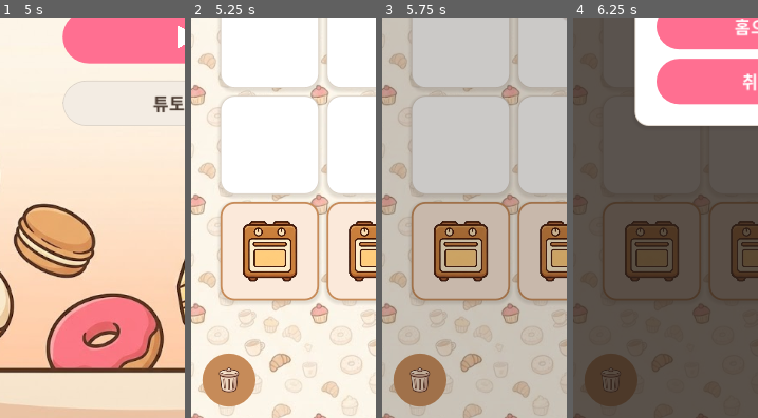
Above: before the commit, frames 1-4 (left to right).
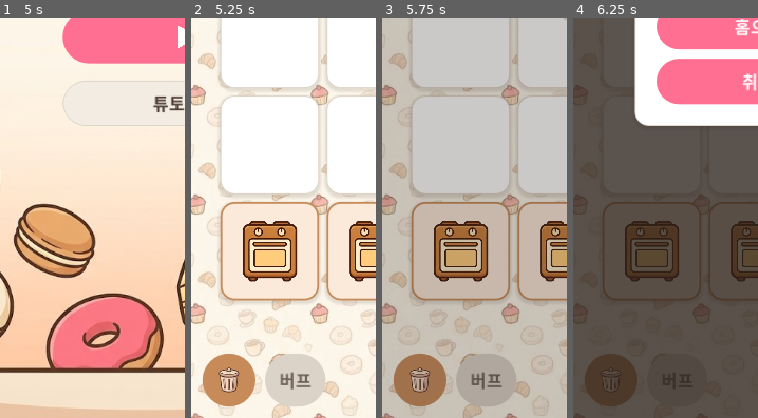
Above: after the commit, the same moments.

Repository: yellyB/game-slot-kitchen
Game: Godot game, scene res://scenes/Main.tscn
Same seed, same stepped clock (60 frames per second), same inputs: the game is played once before the commit and once after it. Sound files missing from this copy of the repository are replaced by a short silence.
Inputs (mouse positions are % of the whole screen's width and height, from its top left):
- Up to frame 1 (5 s): click (21, 5) at 0.5 s; click "돈+10만" at 1.25 s; click "돈-5만" at 2 s; click "손님내보냄" at 2.75 s; click (10, 95) at 3.52 s; click (79, 95) at 4.25 s
- Up to frame 2 (5.25 s): click (50, 52) at 5.02 s
- Up to frame 3 (5.75 s): no input
- Up to frame 4 (6.25 s): click (21, 5) at 5.75 s
The pictures show only the part of the screen within x 0-50%, y 50-100%; the shares and areas given below are measured in that part.

Frame 1 is identical in both runs. In frame 2, 3.2% of the frame differs, in the area x 40-73%, y 84-97%; in frame 3, 2.8%; in frame 4, 0.2%.

Commit message:
보유 버프: [버프] 버튼 + 리스트 서랍(BuffSheet) — 상점(계속하기 왼쪽)·플레이(휴지통 옆)
- BuffSheet: 창고/레시피와 동일한 바텀시트 서랍. 열 때 현재 보유로 재구성.
- 상점: 인라인 보유버프 행 제거 → 계속하기(>>) 왼쪽 [버프] 버튼. 항목 탭=판매(기존 흐름 유지).
- 플레이: 휴지통 옆 [버프] 버튼(보기 전용, 트립 비용 없음). 시트 열림 중 월드 정지.
- 보유 0개면 버튼 disabled(서랍 안 열림).
- 로케일 buffs_btn(ko/en)만 추가, ja는 CLAUDE.md 규칙대로 보류.

Co-Authored-By: Claude Opus 4.8 (1M context) <noreply@anthropic.com>

Diff:
--- a/data/locale/en.gd
+++ b/data/locale/en.gd
@@ -55,6 +55,7 @@
 	"shop_buy": "Buy",
 	"shop_start": "Open Shop",
 	"shop_owned": "Buffs",
+	"buffs_btn": "Buffs",
 	"shop_pick3": "Pick 1 of 3",
 	"shop_price": "Price %s",
 	"sold_out": "SOLD OUT",
--- a/data/locale/ko.gd
+++ b/data/locale/ko.gd
@@ -55,6 +55,7 @@
 	"shop_buy": "구매",
 	"shop_start": "영업 시작",
 	"shop_owned": "보유 버프",
+	"buffs_btn": "버프",
 	"shop_pick3": "3개 중 1개 선택",
 	"shop_price": "가격 %s",
 	"sold_out": "품절",
--- /dev/null
+++ b/scripts/buff_sheet.gd
@@ -0,0 +1,118 @@
+class_name BuffSheet
+extends Sheet
+## 보유 버프 리스트 서랍(바텀시트) — 레시피/창고 시트와 동일 패턴.
+## 열 때마다 현재 보유 버프로 목록 재구성. 상점에선 항목 탭 = 판매(on_sell 콜백), 플레이에선 보기 전용.
+## 보유 0개면 열지 않음 — 여는 버튼 쪽에서 disabled 처리.
+
+signal close_requested
+
+var on_sell: Callable   # 상점에서만 주입(항목 탭 → 판매 확인). 비어있으면 보기 전용.
+
+var _list: VBoxContainer
+
+func _ready() -> void:
+	visible = false
+	anchor_left = 0.0
+	anchor_right = 1.0
+	anchor_top = 1.0
+	anchor_bottom = 1.0
+	offset_left = 8
+	offset_right = -8
+	offset_top = -320
+	offset_bottom = -8
+	add_theme_stylebox_override("panel", UI.sheet())
+
+	var pad := MarginContainer.new()
+	pad.set_anchors_and_offsets_preset(Control.PRESET_FULL_RECT)
+	for side in ["left", "right", "top", "bottom"]:
+		pad.add_theme_constant_override("margin_" + side, 14)
+	add_child(pad)
+
+	var v := VBoxContainer.new()
+	v.add_theme_constant_override("separation", 10)
+	pad.add_child(v)
+
+	# 헤더 — 상단 가운데 ✕ 닫기(창고 시트와 동일).
+	var header := CenterContainer.new()
+	v.add_child(header)
+	var close := Button.new()
+	close.text = "✕"
+	close.add_theme_font_size_override("font_size", 16)
+	close.add_theme_color_override("font_color", Palette.COCOA_600)
+	close.add_theme_stylebox_override("normal", UI.chip(Palette.COCOA_100, Palette.COCOA_200))
+	close.add_theme_stylebox_override("hover", UI.chip(Palette.COCOA_200))
+	close.add_theme_stylebox_override("pressed", UI.chip(Palette.COCOA_200))
+	close.pressed.connect(func(): close_requested.emit())
+	Audio.attach_click(close)   # X 닫기 클릭음
+	header.add_child(close)
+
+	# 목록 — 보유 버프가 많아도 스크롤로 흡수(시트 높이 고정).
+	var scroll := ScrollContainer.new()
+	scroll.size_flags_vertical = Control.SIZE_EXPAND_FILL
+	scroll.horizontal_scroll_mode = ScrollContainer.SCROLL_MODE_DISABLED
+	v.add_child(scroll)
+
+	_list = VBoxContainer.new()
+	_list.size_flags_horizontal = Control.SIZE_EXPAND_FILL
+	_list.add_theme_constant_override("separation", 8)
+	scroll.add_child(_list)
+
+
+## 현재 보유 버프로 목록 재구성 후 슬라이드 업.
+func open() -> void:
+	rebuild()
+	slide_open()   # Sheet 베이스 — 아래서 슬라이드 업
+
+
+## 보유 버프 항목 재구성(판매 후에도 호출).
+func rebuild() -> void:
+	for c in _list.get_children():
+		c.queue_free()
+	for id in Buffs.owned():
+		_list.add_child(_entry(id))
+
+
+## 버프 항목 한 줄: [아이콘] 이름 / 설명 … (상점이면 우측에 판매 코인 힌트, 탭=판매).
+func _entry(id: String) -> Control:
+	var sellable := on_sell.is_valid()
+	var card := PanelContainer.new()
+	card.custom_minimum_size = Vector2(0, 52)
+	card.add_theme_stylebox_override("panel", UI.card(Palette.MAIN.lightened(0.82), Palette.MAIN))
+	if sellable:
+		card.mouse_filter = Control.MOUSE_FILTER_STOP   # 항목 탭 = 판매(확인 후)
+		card.gui_input.connect(func(event: InputEvent):
+			if event is InputEventMouseButton and event.button_index == MOUSE_BUTTON_LEFT and not event.pressed:
+				on_sell.call(id))
+
+	var pad := MarginContainer.new()
+	pad.mouse_filter = Control.MOUSE_FILTER_IGNORE
+	pad.add_theme_constant_override("margin_left", 12)
+	pad.add_theme_constant_override("margin_right", 12)
+	pad.add_theme_constant_override("margin_top", 6)
+	pad.add_theme_constant_override("margin_bottom", 6)
+	card.add_child(pad)
+
+	var row := HBoxContainer.new()
+	row.mouse_filter = Control.MOUSE_FILTER_IGNORE
+	row.add_theme_constant_override("separation", 10)
+	pad.add_child(row)
+
+	row.add_child(BuffDefs.icon_node(id, 34))   # 카테고리 아이콘(손그림)
+
+	var texts := VBoxContainer.new()
+	texts.mouse_filter = Control.MOUSE_FILTER_IGNORE
+	texts.size_flags_horizontal = Control.SIZE_EXPAND_FILL
+	texts.size_flags_vertical = Control.SIZE_SHRINK_CENTER
+	texts.add_theme_constant_override("separation", 1)
+	row.add_child(texts)
+	texts.add_child(UI.label(BuffDefs.display_name(id), 14, Palette.COCOA_800, true))
+	var desc := UI.label(BuffDefs.display_label(id), 12, Palette.MAIN)
+	desc.autowrap_mode = TextServer.AUTOWRAP_WORD_SMART
+	desc.custom_minimum_size = Vector2.ZERO
+	texts.add_child(desc)
+
+	if sellable:
+		var coin := UI.ui_icon("coin", 16)   # 탭하면 팔림(코인 힌트)
+		coin.size_flags_vertical = Control.SIZE_SHRINK_CENTER
+		row.add_child(coin)
+	return card
--- a/scripts/main.gd
+++ b/scripts/main.gd
@@ -12,6 +12,8 @@
 
 var _warehouse_btn: Button
 var _trash_btn: TrashButton
+var _buff_sheet: BuffSheet   # 보유 버프 리스트 서랍(플레이 중 보기 전용)
+var _buff_btn: Button        # 휴지통 옆 [버프] 버튼. 보유 0개면 비활성.
 
 var _queue_row: HBoxContainer
 
@@ -94,6 +96,9 @@
   _cooking.close_requested.connect(_close_sheets)
   _cooking.cooked.connect(_on_cooked)
   add_child(_cooking)
+  _buff_sheet = BuffSheet.new()   # 플레이 중 보유 버프 보기(판매 없음 — on_sell 미주입)
+  _buff_sheet.close_requested.connect(_close_sheets)
+  add_child(_buff_sheet)
 
   Move.performed.connect(_refresh_warehouse)
   # quick 동작(창고 클릭)의 기본 타깃 = 첫 빈 슬롯
@@ -163,6 +168,7 @@
   _session.set_process(false)   # 세션 정지(시계·스폰)
   _warehouse.visible = false
   _cooking.visible = false
+  _buff_sheet.visible = false
   _backdrop.visible = false
   _clear_blackout()
   for s in _board.slots:        # 슬롯 전부 비움(버프 포함 — 새 런)
@@ -345,6 +351,20 @@
   _trash_btn.custom_minimum_size = Vector2(56, 56)
   _trash_btn.add_child(UI.ui_btn_icon("trash", 30))
   row.add_child(_trash_btn)
+
+  # [버프] — 휴지통 옆. 탭하면 보유 버프 서랍(보기 전용). 보유 0개면 비활성(안 열림).
+  _buff_btn = Button.new()
+  _style_bottom_button(_buff_btn, Palette.MAIN)
+  _buff_btn.text = Loc.t("buffs_btn")
+  _buff_btn.size_flags_horizontal = Control.SIZE_SHRINK_BEGIN   # 확장 X
+  _buff_btn.custom_minimum_size = Vector2(64, 56)
+  _buff_btn.add_theme_font_size_override("font_size", 18)
+  _buff_btn.add_theme_color_override("font_disabled_color", Palette.COCOA_600)
+  _buff_btn.add_theme_stylebox_override("disabled", UI.chip(Palette.COCOA_200))
+  _buff_btn.pressed.connect(_toggle_buffs)
+  Audio.attach_click(_buff_btn)
+  row.add_child(_buff_btn)
+  _refresh_buff_btn()
 
   # 창고 열림 핸들은 하단바가 아니라 화면에 직접 앵커(우하단 50~90%) — _build_warehouse_handle.
   var gap := Control.new()
@@ -401,6 +421,7 @@
 
 func _open_warehouse() -> void:
   _cooking.visible = false
+  _buff_sheet.visible = false
   _backdrop.visible = true
   _set_world_paused(true)   # 재료 고르는 동안 시계 정지
   _warehouse.slide_open()   # 아래서 슬라이드 업
@@ -410,9 +431,34 @@
 
 func _on_tool_tapped(tool: ToolStation) -> void:
   _warehouse.visible = false
+  _buff_sheet.visible = false
   _backdrop.visible = true
   _set_world_paused(true)   # 레시피 고르는 동안 시계 정지
   _cooking.open_for(tool)
+
+
+## [버프] 토글 — 보유 0개면 무시(버튼도 disabled). 창고와 달리 트립 비용 없음(닫아도 시간 소모 X).
+func _toggle_buffs() -> void:
+  if Buffs.owned().is_empty():
+    return
+  if _buff_sheet.visible:
+    _close_sheets()
+  else:
+    _open_buff_sheet()
+
+
+func _open_buff_sheet() -> void:
+  _warehouse.visible = false
+  _cooking.visible = false
+  _backdrop.visible = true
+  _set_world_paused(true)   # 보는 동안 시계 정지
+  _buff_sheet.open()   # 현재 보유로 재구성 + 슬라이드 업
+
+
+## [버프] 버튼 활성화 — 보유 버프 있을 때만.
+func _refresh_buff_btn() -> void:
+  if _buff_btn != null:
+    _buff_btn.disabled = Buffs.owned().is_empty()
 
 
 ## 월드 정지/재개 — 시계·손님 인내심·조리 타이머 전부. 시트 열림 동안 시간 멈춤.
@@ -442,6 +488,8 @@
     _show_trip_cost(cost, before_v, after_v)   # 시간 소모 시각 피드백
   if _cooking.visible:
     _cooking.slide_close()
+  if _buff_sheet.visible:
+    _buff_sheet.slide_close()   # 보기 전용 — 트립 비용 없음
   _backdrop.visible = false
 
 
@@ -1229,6 +1277,7 @@
   # 새 세션 시작 — 시트 강제 닫기(트립 비용 없음)
   _warehouse.visible = false
   _cooking.visible = false
+  _buff_sheet.visible = false
   _backdrop.visible = false
   # 하루 정산 카운터 리셋(sim_core._reset_day_consumables와 동치)
   _visited_today = 0
@@ -1252,6 +1301,7 @@
   for c in _queue_row.get_children():
     c.queue_free()
   _refresh_warehouse()
+  _refresh_buff_btn()   # 이 판의 보유 버프 유무로 [버프] 버튼 활성화
 
 
 ## 하루 종료 시 필드 정리 — 재료·주문·완성품·큐 제거(타이머 즉시 정지). 버프 카드는 유지.
@@ -1325,6 +1375,8 @@
     _warehouse.slide_close()
   if _cooking.visible:
     _cooking.slide_close()
+  if _buff_sheet.visible:
+    _buff_sheet.slide_close()
   _backdrop.visible = false
   if summary["won"]:
     _session.pay_rent()   # 승리 확정 전 가게세 정산(세션은 더 이상 자동 차감 안 함)
--- a/scripts/shop.gd
+++ b/scripts/shop.gd
@@ -9,7 +9,9 @@
 var _cash_label: Label
 var _buy_slot_btn: Button
 var _draw_btn: Button
-var _owned_row: HFlowContainer   # 보유 버프 칩 — 많아지면 다음 줄로 감쌈(가로 넘침 방지)
+var _buff_btn: Button            # 보유 버프 서랍 여는 버튼(계속하기 왼쪽). 보유 0개면 비활성.
+var _buff_sheet: BuffSheet       # 보유 버프 리스트 서랍(바텀시트)
+var _buff_backdrop: ColorRect    # 서랍 열림 시 딤 + 바깥 탭 닫기
 var _drew := false   # 이번 상점 방문에서 이미 뽑았는지(방문당 1회). 다음날 재진입 시 새 인스턴스로 리셋.
 var _slot_price_label: Label   # 슬롯 가격 표시(구매마다 갱신)
 var _last_price_label: Label   # _product가 방금 만든 가격 라벨(호출 직후 회수용)
@@ -89,12 +91,7 @@
   _slot_price_label = _last_price_label   # 슬롯 가격 라벨 회수(구매마다 갱신)
   _draw_btn = _product(body, UI.ui_icon("card_pack", 72), Config.shop_price(Config.BUFF_PACK_PRICE, session.day), Loc.t("shop_draw"), Palette.MAIN, _on_draw)
 
-  # 보유 버프
-  body.add_child(UI.label(Loc.t("shop_owned"), 13, Palette.COCOA_600))
-  _owned_row = HFlowContainer.new()
-  _owned_row.add_theme_constant_override("separation", 6)
-  _owned_row.custom_minimum_size = Vector2(0, 30)
-  body.add_child(_owned_row)
+  # 보유 버프는 인라인 목록 대신 [버프] 버튼 → 서랍(BuffSheet)에서 확인/판매.
 
   # [다음날 시작] — 글자 대신 >> 겹화살표. 위치는 플레이 화면 창고 버튼과 동일(우하단),
   # 단 아래 모서리도 위처럼 radius(전 모서리 둥근). v(마진 프레임)가 아니라 self에 직접 앵커.
@@ -117,6 +114,44 @@
     start_business.emit())
   Audio.attach_click(start)   # 영업 시작 버튼 클릭음
   add_child(start)
+
+  # [버프] — 계속하기(>>) 버튼 왼쪽. 탭하면 보유 버프 서랍. 보유 0개면 비활성(안 열림).
+  _buff_btn = Button.new()
+  _buff_btn.text = Loc.t("buffs_btn")
+  _buff_btn.anchor_left = 1.0
+  _buff_btn.anchor_right = 1.0
+  _buff_btn.anchor_top = 1.0
+  _buff_btn.anchor_bottom = 1.0
+  _buff_btn.offset_left = -252   # 계속하기(좌 -150) 왼쪽에 폭≈90 배치
+  _buff_btn.offset_right = -162  # 계속하기와 12 간격
+  _buff_btn.offset_top = -76
+  _buff_btn.offset_bottom = -8
+  _buff_btn.add_theme_font_size_override("font_size", 16)
+  _buff_btn.add_theme_color_override("font_color", Palette.WHITE)
+  _buff_btn.add_theme_color_override("font_hover_color", Palette.WHITE)
+  _buff_btn.add_theme_color_override("font_disabled_color", Palette.COCOA_600)
+  _buff_btn.add_theme_stylebox_override("normal", _round_style(Palette.SUB))
+  _buff_btn.add_theme_stylebox_override("hover", _round_style(Palette.SUB.lightened(0.08)))
+  _buff_btn.add_theme_stylebox_override("pressed", _round_style(Palette.SUB.darkened(0.1)))
+  _buff_btn.add_theme_stylebox_override("disabled", _round_style(Palette.COCOA_200))
+  _buff_btn.pressed.connect(_toggle_buffs)
+  Audio.attach_click(_buff_btn)
+  add_child(_buff_btn)
+
+  # 서랍 딤 배경(탭하면 닫기) → 그 위에 서랍. 딤은 버튼들 위에 덮여 서랍 중엔 상점 조작 차단.
+  _buff_backdrop = ColorRect.new()
+  _buff_backdrop.color = Palette.DIM
+  _buff_backdrop.set_anchors_and_offsets_preset(Control.PRESET_FULL_RECT)
+  _buff_backdrop.visible = false
+  _buff_backdrop.gui_input.connect(func(event: InputEvent):
+    if event is InputEventMouseButton and event.button_index == MOUSE_BUTTON_LEFT and not event.pressed:
+      _close_buffs())
+  add_child(_buff_backdrop)
+
+  _buff_sheet = BuffSheet.new()
+  _buff_sheet.on_sell = _confirm_sell   # 상점: 항목 탭 = 판매
+  _buff_sheet.close_requested.connect(_close_buffs)
+  add_child(_buff_sheet)
 
   _refresh()
 
@@ -206,6 +241,22 @@
       btn.draw_circle(p, cap, Palette.WHITE)
 
 
+## [버프] 토글 — 보유 0개면 무시(버튼도 disabled). 서랍 열림/닫힘.
+func _toggle_buffs() -> void:
+  if Buffs.owned().is_empty():
+    return
+  if _buff_sheet.visible:
+    _close_buffs()
+  else:
+    _buff_backdrop.visible = true
+    _buff_sheet.open()   # 현재 보유로 재구성 + 슬라이드 업
+
+
+func _close_buffs() -> void:
+  _buff_backdrop.visible = false
+  _buff_sheet.slide_close()
+
+
 func _on_buy_slot() -> void:
   if session.buy_slot():
     Audio.play("coins")   # 슬롯 구매(동전)
@@ -372,37 +423,9 @@
     _draw_btn.disabled = not can_draw
     _draw_btn.modulate = Color.WHITE if can_draw else Color(1, 1, 1, 0.5)
 
-  for c in _owned_row.get_children():
-    c.queue_free()
-  for id in Buffs.owned():
-    _owned_row.add_child(_owned_chip(id))
-
-
-func _owned_chip(id: String) -> Control:
-  var chip := PanelContainer.new()
-  chip.add_theme_stylebox_override("panel", UI.chip(Palette.MAIN.lightened(0.82), Palette.MAIN))
-  chip.mouse_filter = Control.MOUSE_FILTER_STOP   # 칩 탭 = 판매(확인 후)
-  chip.gui_input.connect(func(event: InputEvent):
-    if event is InputEventMouseButton and event.button_index == MOUSE_BUTTON_LEFT and not event.pressed:
-      _confirm_sell(id))
-  var pad := MarginContainer.new()
-  pad.mouse_filter = Control.MOUSE_FILTER_IGNORE
-  pad.add_theme_constant_override("margin_left", 8)
-  pad.add_theme_constant_override("margin_right", 8)
-  pad.add_theme_constant_override("margin_top", 3)
-  pad.add_theme_constant_override("margin_bottom", 3)
-  chip.add_child(pad)
-  var row := HBoxContainer.new()
-  row.mouse_filter = Control.MOUSE_FILTER_IGNORE
-  row.add_theme_constant_override("separation", 4)
-  pad.add_child(row)
-  row.add_child(BuffDefs.icon_node(id, 18))   # 카테고리 아이콘(손그림)
-  var lbl := UI.label(BuffDefs.display_name(id), 13, Palette.COCOA_800)   # 짧은 이름(관리용)
-  lbl.vertical_alignment = VERTICAL_ALIGNMENT_CENTER
-  lbl.mouse_filter = Control.MOUSE_FILTER_IGNORE
-  row.add_child(lbl)
-  row.add_child(UI.ui_icon("coin", 14))   # 판매 가능(코인) 힌트 — 탭하면 팔림
-  return chip
+  # [버프] 버튼 — 보유 0개면 비활성(서랍 안 열림).
+  if _buff_btn != null:
+    _buff_btn.disabled = Buffs.owned().is_empty()
 
 
 ## 보유 버프 판매 확인 — 버프명 + 환급액(그날 팩값의 30%). [+환급][취소].
@@ -421,3 +444,9 @@
   session.add_cash(refund)
   Audio.play("coins")   # 환급(동전)
   _refresh()
+  # 서랍 갱신 — 다 팔았으면 닫고, 남았으면 목록 재구성.
+  if _buff_sheet.visible:
+    if Buffs.owned().is_empty():
+      _close_buffs()
+    else:
+      _buff_sheet.rebuild()
Not shown, changed: CLAUDE.md
